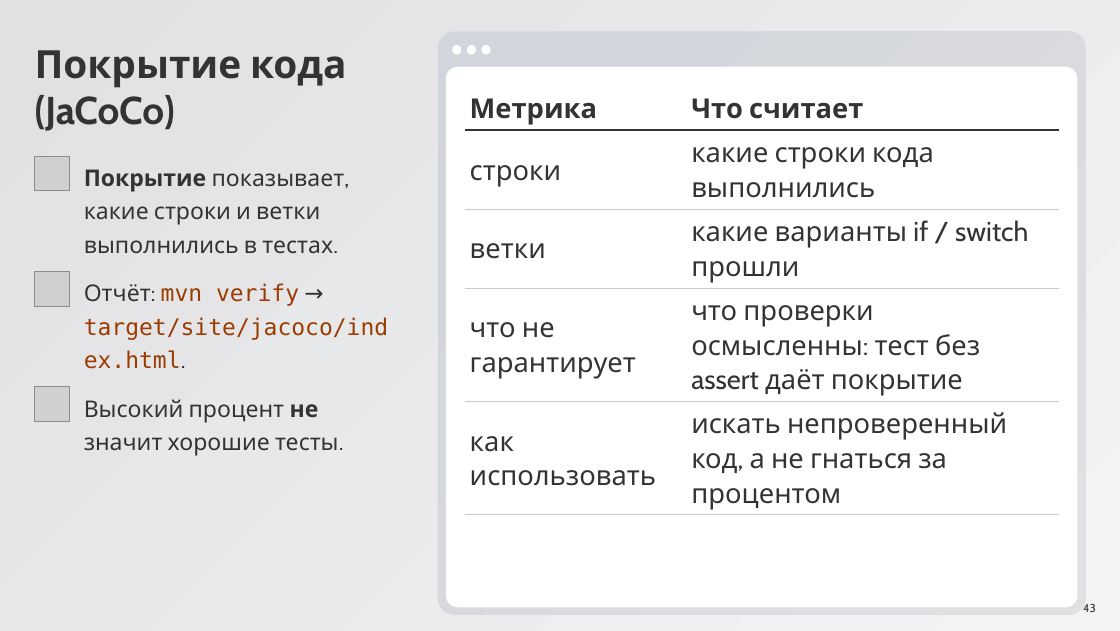
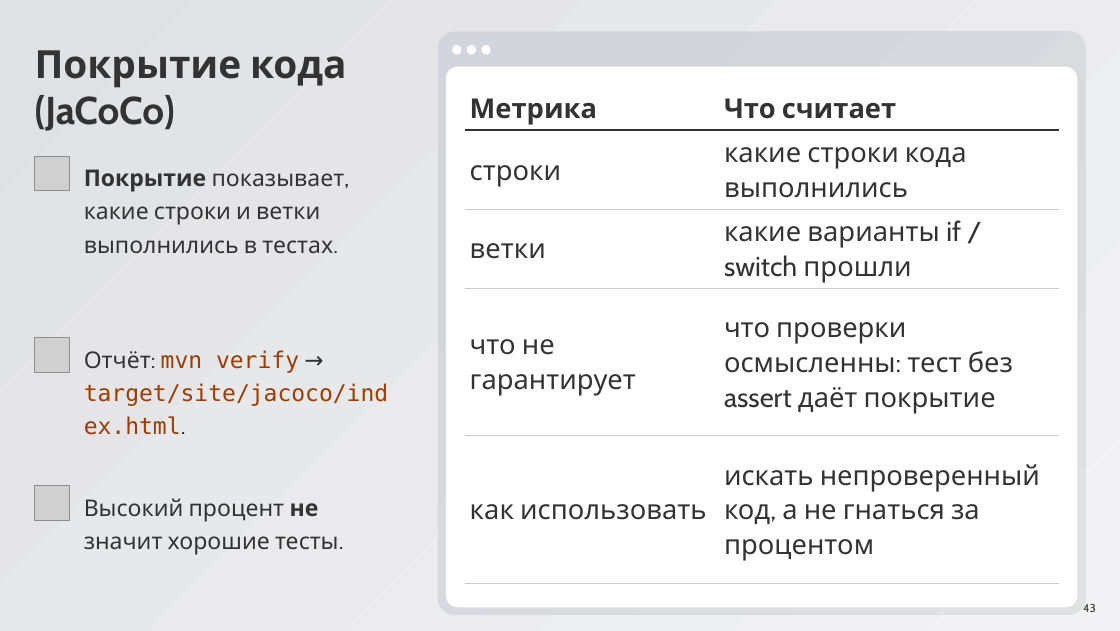
Before and after one commit to ArthurAipov/market-pulse-innopolis, a slide deck: slide 43 of advanced/docs/seminar8/Семинар 8.pptx. Drawn at 1120x631 pixels with LibreOffice and Linux fonts; fonts in the diff are those of the drawing; grey boxes stand for pictures. Boxes give left, top, right and bottom in pixels: in the first picture for what was removed or moved away, otherwise in the second. Text is boxed around its words. In the diff, an @@ line names an element or a change of style, - is before the commit and + after.

```diff
--- a/advanced/docs/seminar8/Семинар 8.pptx
+++ b/advanced/docs/seminar8/Семинар 8.pptx
@@ table resized from (x1=465, y1=85, x2=1058, y2=515) to (x1=465, y1=85, x2=1059, y2=584) @@
@@ picture moved from (x1=35, y1=272, x2=69, y2=306) to (x1=35, y1=338, x2=69, y2=372) @@
@@ text "Отчёт: mvn verify → target/site/jacoco/index.html." moved from (x1=84, y1=283, x2=388, y2=369) to (x1=84, y1=350, x2=388, y2=435) @@
@@ picture moved from (x1=35, y1=386, x2=69, y2=421) to (x1=35, y1=486, x2=69, y2=520) @@
@@ text "Высокий процент не значит хорошие ..." moved from (x1=84, y1=399, x2=339, y2=456) to (x1=84, y1=498, x2=339, y2=555) @@
```
Also in this commit, not shown: 30 other slides changed.
